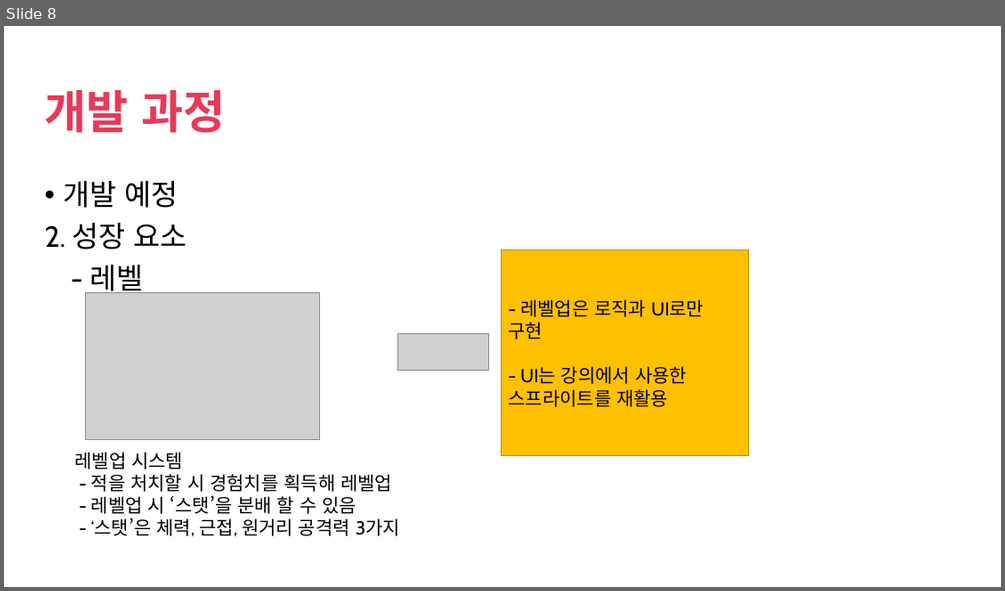
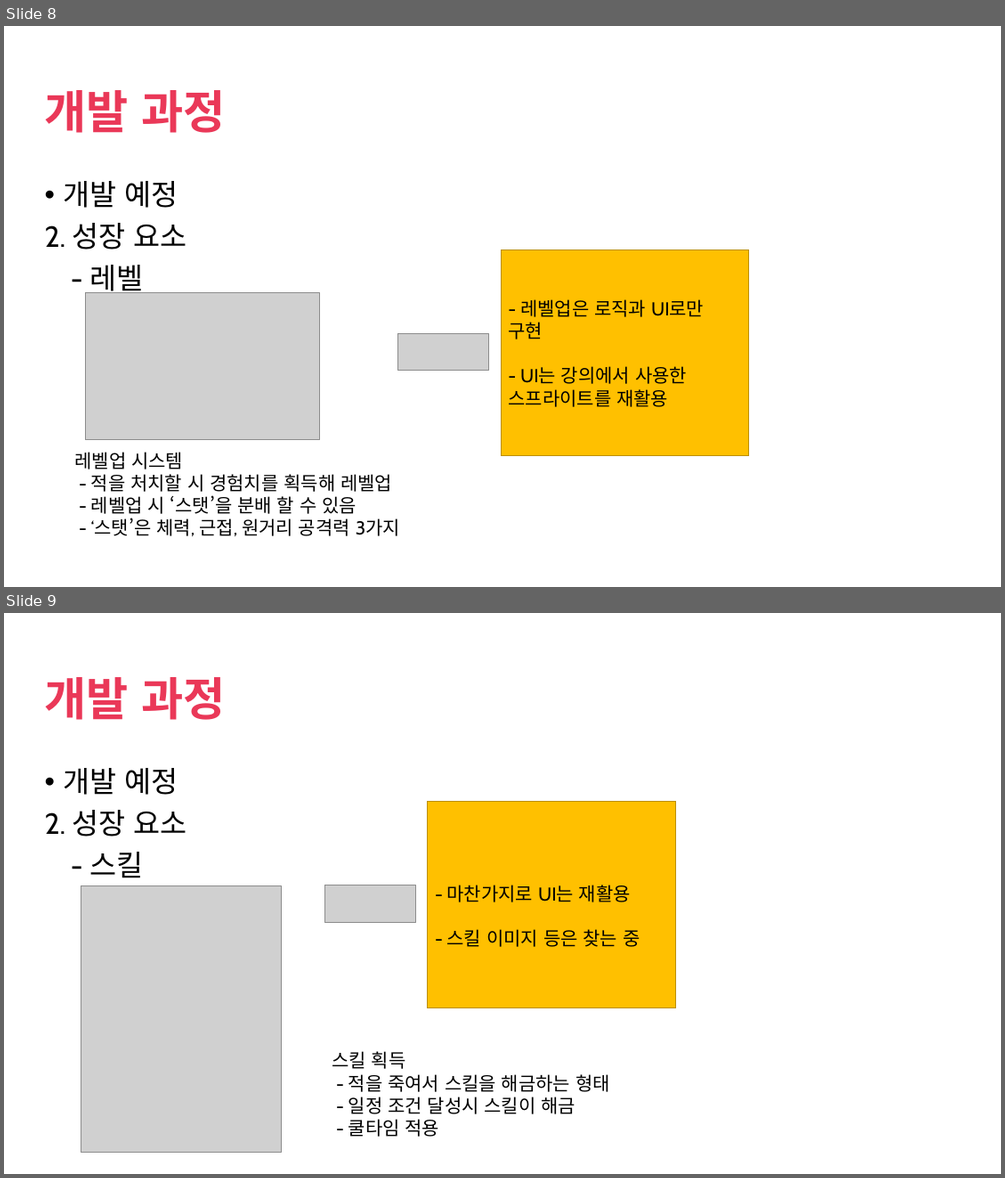
Before and after one commit to seokhee123/DBLAB, a slide deck: 게임 프로그래밍.pptx. Shown one above the other, each under a label of ours: slide 8 before the commit, slides 8 and 9 after it. The pictures are 1005x591 and 1005x1178 pixels, drawn with LibreOffice and Linux fonts; fonts in the diff are those of the drawing; grey boxes stand for pictures; background and template pictures are left out. Boxes give left, top, right and bottom in pixels: in the first picture for what was removed or moved away, otherwise in the second. Text is boxed around its words. In the diff, an @@ line names an element or a change of style, - is before the commit and + after.

```diff
--- a/게임 프로그래밍.pptx
+++ b/게임 프로그래밍.pptx
@@ slide 9 added at box(4, 613, 1001, 1174), background picture (left out) @@
@@ title added at box(45, 677, 225, 720), 44 pt, text #EA3858, bold @@
+개발 과정
@@ text added at box(45, 768, 187, 878), 28 pt, text #000000 @@
+• 개발 예정
+2. 성장 요소
+- 스킬
@@ rectangle added at box(428, 802, 676, 1007), fill #FFC000, outline #BD8E00 1 pt, 18 pt, text #000000 @@
+- 마찬가지로 UI는 재활용
+- 스킬 이미지 등은 찾는 중
@@ picture added at box(81, 886, 282, 1152) @@
@@ picture added at box(324, 885, 415, 922) @@
@@ text added at box(332, 1051, 610, 1136), 18 pt, text #000000 @@
+스킬 획득
+- 적을 죽여서 스킬을 해금하는 형태
+- 일정 조건 달성시 스킬이 해금
+- 쿨타임 적용
```
Also in this commit, not shown: 2 other slides added.
